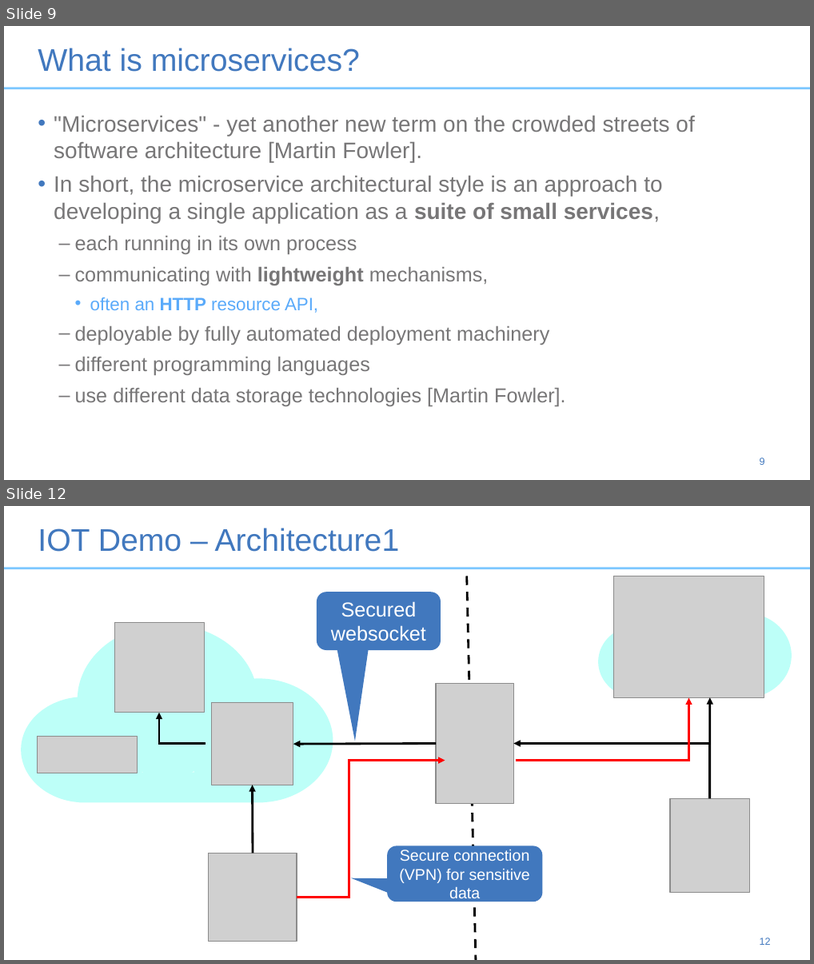
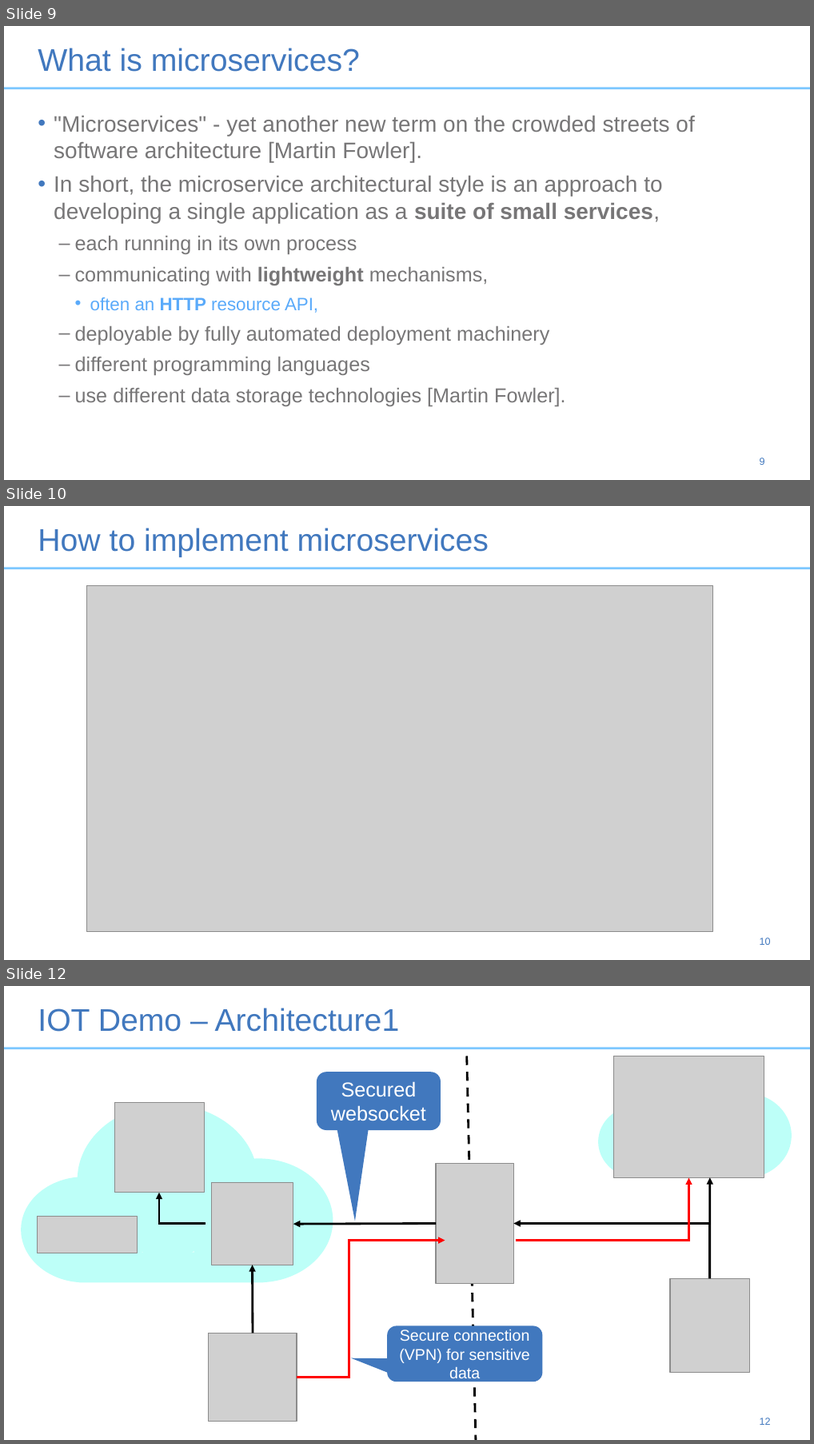
Before and after one commit to bhajian/talks, a slide deck: Tech-connect.ppt. Shown one above the other, each under a label of ours: slides 9 and 12 before the commit, slides 9, 10 and 12 after it; the slides between them are not shown. The pictures are 814x964 and 814x1444 pixels, drawn with LibreOffice and Linux fonts; fonts in the diff are those of the drawing; grey boxes stand for pictures. Boxes give left, top, right and bottom in pixels: in the first picture for what was removed or moved away, otherwise in the second. Text is boxed around its words. In the diff, an @@ line names an element or a change of style, - is before the commit and + after.

```diff
--- a/Tech-connect.ppt
+++ b/Tech-connect.ppt
@@ slide 10 added at <box>4,506,810,960</box>, background #FFFFFF; not listed: 2 template elements that a slide beside it also shows @@
@@ title added at <box>38,528,489,557</box>, 28 pt, text #4178BE @@
+How to implement microservices
@@ picture added at <box>87,586,714,932</box> @@
```
Also in this commit, not shown: 7 slides changed, 1 slide removed.
